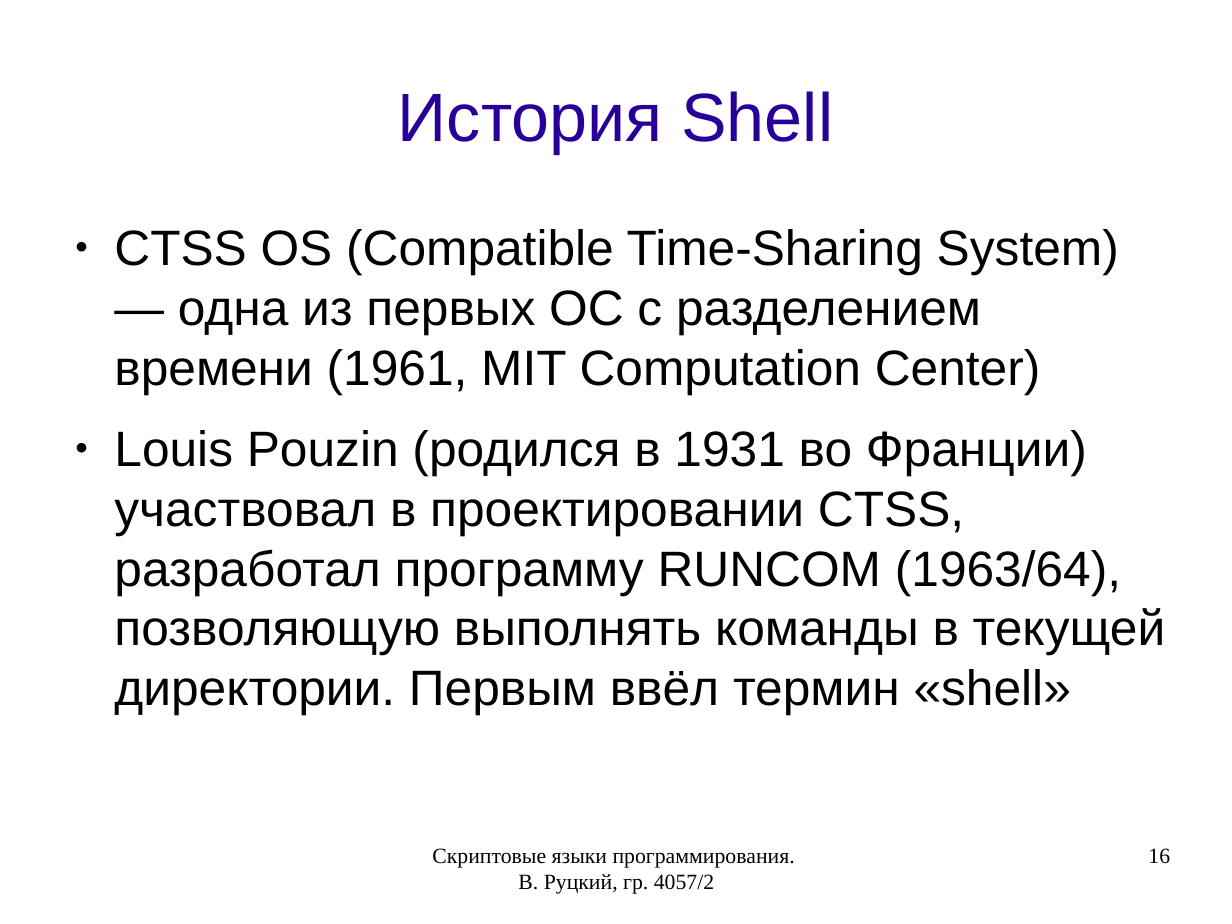
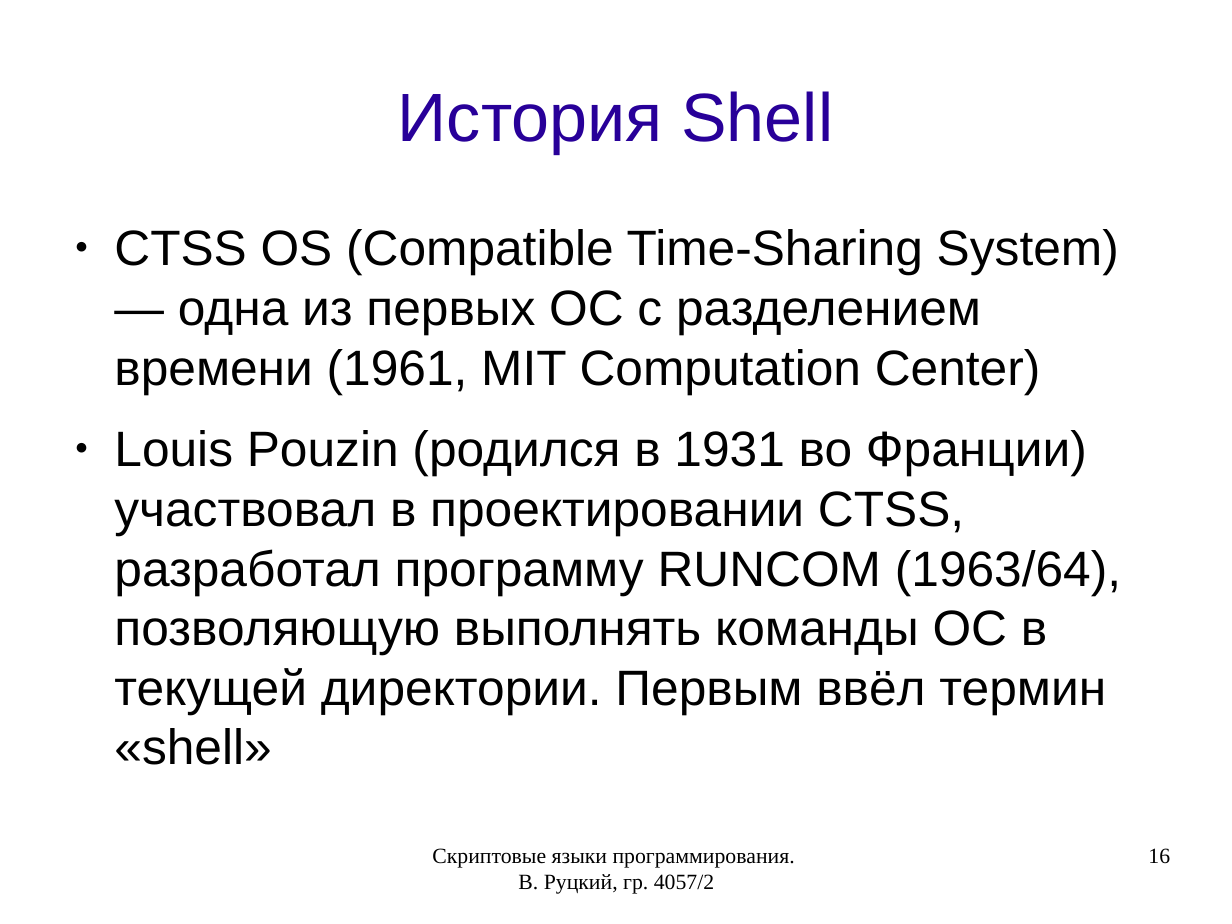
Before and after one commit to rutsky/semester07, a slide deck: slide 16 of Operation_systems/scripting_languages/40572_Rutsky_Scripting_languages.odp. Drawn at 1232x924 pixels with LibreOffice and Linux fonts; fonts in the diff are those of the drawing. Boxes give left, top, right and bottom in pixels: in the first picture for what was removed or moved away, otherwise in the second. Text is boxed around its words. In the diff, an @@ line names an element or a change of style, - is before the commit and + after.

```diff
--- a/Operation_systems/scripting_languages/40572_Rutsky_Scripting_languages.odp
+++ b/Operation_systems/scripting_languages/40572_Rutsky_Scripting_languages.odp
@@ text at (x1=114, y1=430, x2=1121, y2=765): text changed @@
-● Louis Pouzin (родился в 1931 во Франции) участвовал в проектировании CTSS, разработал программу RUNCOM (1963/64), позволяющую выполнять команды в текущей директории. Первым ввёл термин «shell»
+● Louis Pouzin (родился в 1931 во Франции) участвовал в проектировании CTSS, разработал программу RUNCOM (1963/64), позволяющую выполнять команды ОС в текущей директории. Первым ввёл термин «shell»
```
Also in this commit, not shown: 8 other slides changed, 16 slides added.
